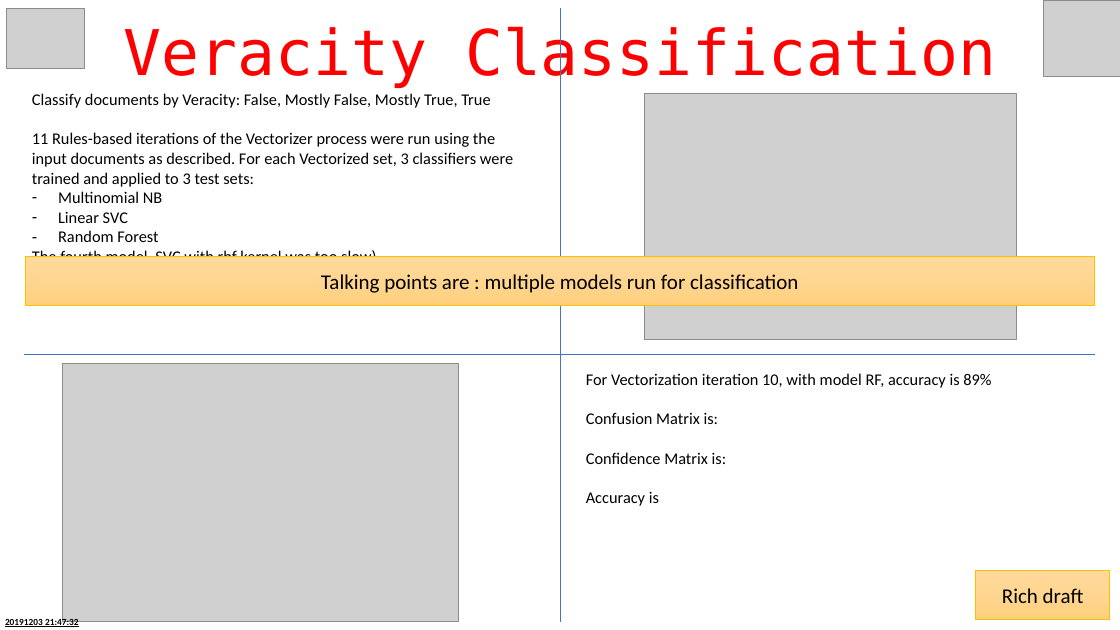
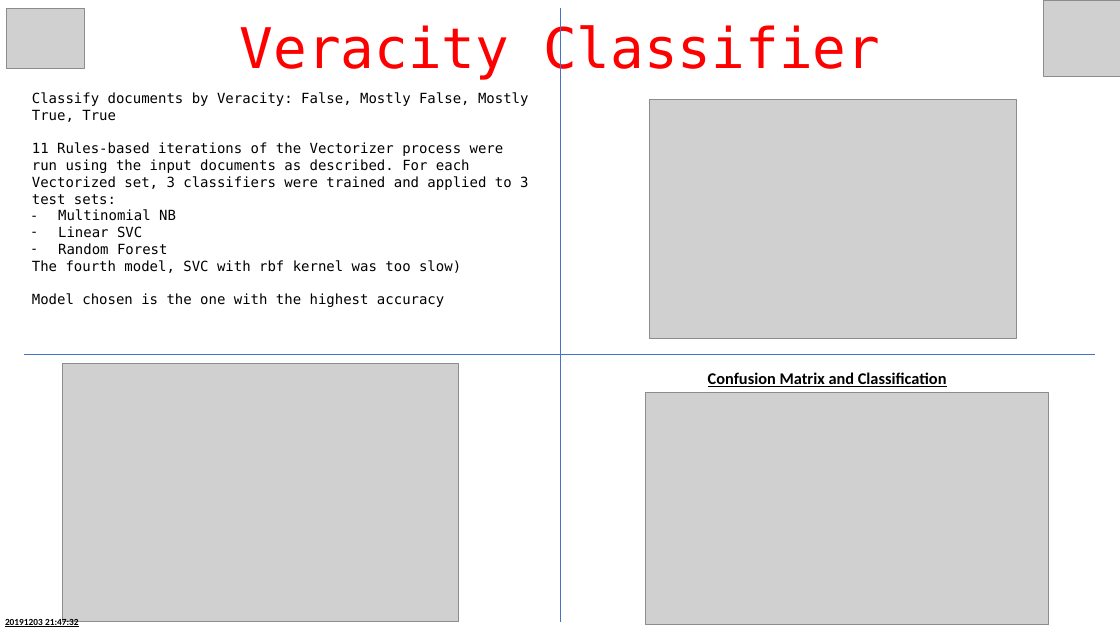
Before and after one commit to richpatanalytics/FakeNewsAnalysis, a slide deck: slide 8 of FakeNewsProjectPresentation.pptx. Drawn at 1120x630 pixels with LibreOffice and Linux fonts; fonts in the diff are those of the drawing; grey boxes stand for pictures. Boxes give left, top, right and bottom in pixels: in the first picture for what was removed or moved away, otherwise in the second. Text is boxed around its words. In the diff, an @@ line names an element or a change of style, - is before the commit and + after.

```diff
--- a/FakeNewsProjectPresentation.pptx
+++ b/FakeNewsProjectPresentation.pptx
@@ text at (240,22,880,79): text changed; size 54 to 48 pt @@
-Veracity Classification
+Veracity Classifier
@@ text "Classify documents by Veracity: False, ..." at (32,92,529,307): size 14 to 12 pt, font Calibri to DejaVu Sans Mono @@
@@ picture: place and size @@
-picture at (644,93,1017,339)
+picture at (649,99,1017,339)
@@ rectangle removed at (25,256,1095,305) @@
-Talking points are : multiple models run for classification
@@ text removed at (586,373,991,506) @@
-For Vectorization iteration 10, with model RF, accuracy is 89%
-Confusion Matrix is:
-Confidence Matrix is:
-Accuracy is
@@ text added at (708,372,947,387), 14 pt, text #000000, bold, underline @@
+Confusion Matrix and Classification
@@ picture added at (645,392,1049,625) @@
@@ rectangle removed at (976,571,1110,619) @@
-Rich draft
```
Also in this commit, not shown: 7 other slides changed, 4 slides added, 6 slides removed.
